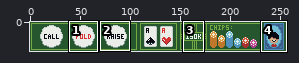
Two states of a pixel-art file, aseprite_files/Player UI Mock Up.aseprite. Above, an overview of the earlier version with the close-up marked.
Close-up. Old version:
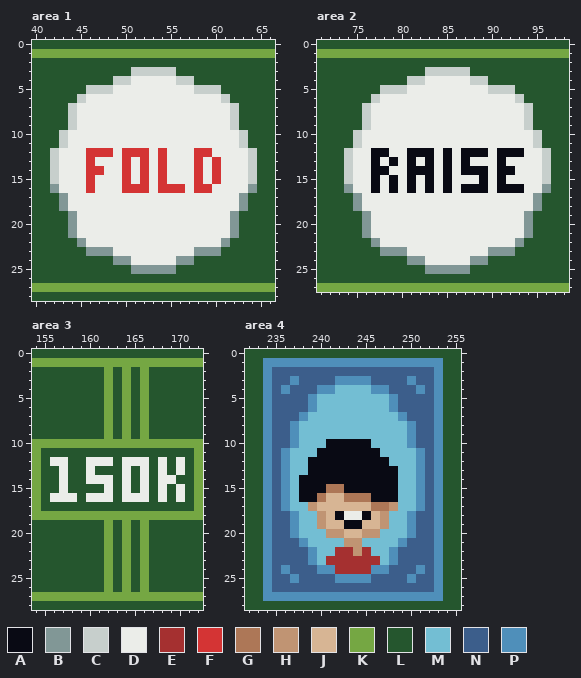
257x29 pixels, 1 frame. Shown: area 1: x 40..66, y 0..28; area 2: x 71..98, y 0..27; area 3: x 154..172, y 0..28; area 4: x 232..255, y 0..28. The commit also changed other parts of the picture, which this record leaves out.
Visible layers, top first: "Chips", "Profile Picture", "Active Buttons", "Unactive Buttons", "Cards", "Base".
Palette (. is transparent): A #090a14  B #819796  C #c7cfcc  D #ebede9  E #a53030  F #d43434  G #ad7757  H #c09473  J #d7b594  K #75a743  L #25562e  M #73bed3  N #3c5e8b  P #4f8fba
Pixels before, area 1, first column x 40:
 0 LLLLLLLLLLLLLLLLLLLLLLLLLLL
 1 KKKKKKKKKKKKKKKKKKKKKKKKKKK
 2 LLLLLLLLLLLLLLLLLLLLLLLLLLL
 3 LLLLLLLLLLLCCCCCLLLLLLLLLLL
 4 LLLLLLLLLCCDDDDDCCLLLLLLLLL
 5 LLLLLLCCCDDDDDDDDDCCCLLLLLL
 6 LLLLLCDDDDDDDDDDDDDDDCLLLLL
 7 LLLLCDDDDDDDDDDDDDDDDDCLLLL
 8 LLLLCDDDDDDDDDDDDDDDDDCLLLL
 9 LLLLCDDDDDDDDDDDDDDDDDCLLLL
10 LLLCDDDDDDDDDDDDDDDDDDDCLLL
11 LLLCDDDDDDDDDDDDDDDDDDDCLLL
12 LLCDDDFFFDFFFDFDDDFFDDDDCLL
13 LLCDDDFDDDFDFDFDDDFDFDDDCLL
14 LLCDDDFFDDFDFDFDDDFDFDDDCLL
15 LLCDDDFDDDFDFDFDDDFDFDDDCLL
16 LLBDDDFDDDFFFDFFFDFFDDDDBLL
17 LLLBDDDDDDDDDDDDDDDDDDDBLLL
18 LLLBDDDDDDDDDDDDDDDDDDDBLLL
19 LLLLBDDDDDDDDDDDDDDDDDBLLLL
20 LLLLBDDDDDDDDDDDDDDDDDBLLLL
21 LLLLBDDDDDDDDDDDDDDDDDBLLLL
22 LLLLLBDDDDDDDDDDDDDDDBLLLLL
23 LLLLLLBBBDDDDDDDDDBBBLLLLLL
24 LLLLLLLLLBBDDDDDBBLLLLLLLLL
25 LLLLLLLLLLLBBBBBLLLLLLLLLLL
26 LLLLLLLLLLLLLLLLLLLLLLLLLLL
27 KKKKKKKKKKKKKKKKKKKKKKKKKKK
28 LLLLLLLLLLLLLLLLLLLLLLLLLLL
Pixels before, area 2, first column x 71:
 0 LLLLLLLLLLLLLLLLLLLLLLLLLLLL
 1 KKKKKKKKKKKKKKKKKKKKKKKKKKKK
 2 LLLLLLLLLLLLLLLLLLLLLLLLLLLL
 3 LLLLLLLLLLLLCCCCCLLLLLLLLLLL
 4 LLLLLLLLLLCCDDDDDCCLLLLLLLLL
 5 LLLLLLLCCCDDDDDDDDDCCCLLLLLL
 6 LLLLLLCDDDDDDDDDDDDDDDCLLLLL
 7 LLLLLCDDDDDDDDDDDDDDDDDCLLLL
 8 LLLLLCDDDDDDDDDDDDDDDDDCLLLL
 9 LLLLLCDDDDDDDDDDDDDDDDDCLLLL
10 LLLLCDDDDDDDDDDDDDDDDDDDCLLL
11 LLLLCDDDDDDDDDDDDDDDDDDDCLLL
12 LLLCDDAADDAAADADAAADAAADDCLL
13 LLLCDDADADADADADADDDADDDDCLL
14 LLLCDDAADDAAADADAAADAADDDCLL
15 LLLCDDADADADADADDDADADDDDCLL
16 LLLBDDADADADADADAAADAAADDBLL
17 LLLLBDDDDDDDDDDDDDDDDDDDBLLL
18 LLLLBDDDDDDDDDDDDDDDDDDDBLLL
19 LLLLLBDDDDDDDDDDDDDDDDDBLLLL
20 LLLLLBDDDDDDDDDDDDDDDDDBLLLL
21 LLLLLBDDDDDDDDDDDDDDDDDBLLLL
22 LLLLLLBDDDDDDDDDDDDDDDBLLLLL
23 LLLLLLLBBBDDDDDDDDDBBBLLLLLL
24 LLLLLLLLLLBBDDDDDBBLLLLLLLLL
25 LLLLLLLLLLLLBBBBBLLLLLLLLLLL
26 LLLLLLLLLLLLLLLLLLLLLLLLLLLL
27 KKKKKKKKKKKKKKKKKKKKKKKKKKKK
Pixels before, area 3, first column x 154:
 0 LLLLLLLLLLLLLLLLLLL
 1 KKKKKKKKKKKKKKKKKKK
 2 LLLLLLLLKLKLKLLLLLL
 3 LLLLLLLLKLKLKLLLLLL
 4 LLLLLLLLKLKLKLLLLLL
 5 LLLLLLLLKLKLKLLLLLL
 6 LLLLLLLLKLKLKLLLLLL
 7 LLLLLLLLKLKLKLLLLLL
 8 LLLLLLLLKLKLKLLLLLL
 9 LLLLLLLLKLKLKLLLLLL
10 KKKKKKKKKKKKKKKKKKK
11 KLLLLLLLLLLLLLLLLLK
12 KLDDLLDDDLDDDLDLDLK
13 KLLDLLDLLLDLDLDLDLK
14 KLLDLLDDDLDLDLDDLLK
15 KLLDLLLLDLDLDLDLDLK
16 KLDDDLDDDLDDDLDLDLK
17 KLLLLLLLLLLLLLLLLLK
18 KKKKKKKKKKKKKKKKKKK
19 LLLLLLLLKLKLKLLLLLL
20 LLLLLLLLKLKLKLLLLLL
21 LLLLLLLLKLKLKLLLLLL
22 LLLLLLLLKLKLKLLLLLL
23 LLLLLLLLKLKLKLLLLLL
24 LLLLLLLLKLKLKLLLLLL
25 LLLLLLLLKLKLKLLLLLL
26 LLLLLLLLKLKLKLLLLLL
27 KKKKKKKKKKKKKKKKKKK
28 LLLLLLLLLLLLLLLLLLL
Pixels before, area 4, first column x 232:
 0 LLLLLLLLLLLLLLLLLLLLLLLL
 1 LLPPPPPPPPPPPPPPPPPPPPLL
 2 LLPNNNNNNNNNNNNNNNNNNPLL
 3 LLPNNPNNNNPPPPNNNNPNNPLL
 4 LLPNPNNNPPMMMMPPNNNPNPLL
 5 LLPNNNNPMMMMMMMMPNNNNPLL
 6 LLPNNNNPMMMMMMMMPNNNNPLL
 7 LLPNNNPMMMMMMMMMMPNNNPLL
 8 LLPNNPMMMMMMMMMMMMPNNPLL
 9 LLPNNPMMMMMMMMMMMMPNNPLL
10 LLPNNPMMMAAAAAMMMMPNNPLL
11 LLPNPMMMAAAAAAAMMMMPNPLL
12 LLPNPMMAAAAAAAAAMMMPNPLL
13 LLPNPMMAAAAAAAAAAMMPNPLL
14 LLPNPMAAAAAAAAAAAMMPNPLL
15 LLPNPMAAAGGAAAAAAMMPNPLL
16 LLPNPMAAGJJGGGAAAMMPNPLL
17 LLPNPMMHJJJJJJGGHMMPNPLL
18 LLPNNPMMHJADDAJHMMPNNPLL
19 LLPNNPMMHJJAAJJHMMPNNPLL
20 LLPNNPMMMHHJJHHMMMPNNPLL
21 LLPNNNPMMMMHHMMMMPNNNPLL
22 LLPNNNNPMMEEHEMMPNNNNPLL
23 LLPNNNNPMEEEEEEMPNNNNPLL
24 LLPNPNNNPPEEEEPPNNNPNPLL
25 LLPNNPNNNNPPPPNNNNPNNPLL
26 LLPNNNNNNNNNNNNNNNNNNPLL
27 LLPPPPPPPPPPPPPPPPPPPPLL
28 LLLLLLLLLLLLLLLLLLLLLLLL
Once edited:
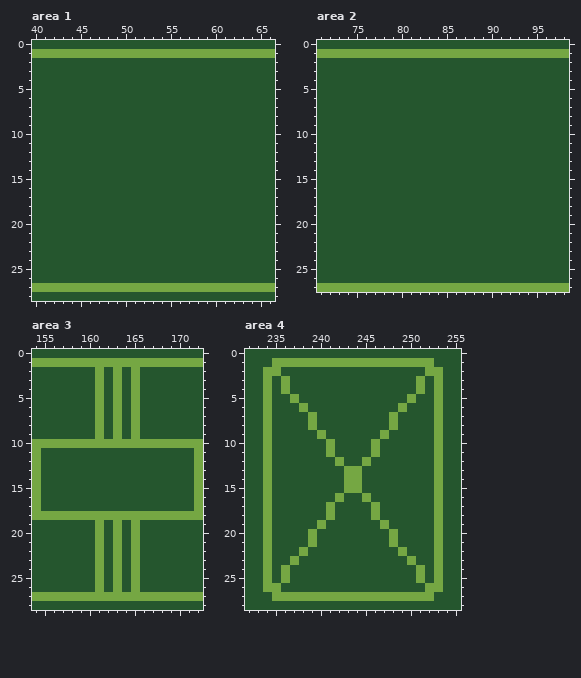
Change:
layer "Unactive Buttons" now hidden
layer "Active Buttons" now hidden
layer "Profile Picture" now hidden
layer "Chips" now hidden
Area 1:
y 3: x 51..55 CCCCC -> LLLLL
y 4: x 49..57 CCDDDDDCC -> LLLLLLLLL
y 5: x 46..60 CCCDDDDDDDDDCCC -> LLLLLLLLLLLLLLL
y 6: x 45..61 CDDDDDDDDDDDDDDDC -> LLLLLLLLLLLLLLLLL
y 7..9: x 44..62 CDDDDDDDDDDDDDDDDDC -> LLLLLLLLLLLLLLLLLLL
y 10..11: x 43..63 CDDDDDDDDDDDDDDDDDDDC -> LLLLLLLLLLLLLLLLLLLLL
y 12: x 42..64 CDDDFFFDFFFDFDDDFFDDDDC -> LLLLLLLLLLLLLLLLLLLLLLL
y 13: x 42..64 CDDDFDDDFDFDFDDDFDFDDDC -> LLLLLLLLLLLLLLLLLLLLLLL
y 14: x 42..64 CDDDFFDDFDFDFDDDFDFDDDC -> LLLLLLLLLLLLLLLLLLLLLLL
y 15: x 42..64 CDDDFDDDFDFDFDDDFDFDDDC -> LLLLLLLLLLLLLLLLLLLLLLL
y 16: x 42..64 BDDDFDDDFFFDFFFDFFDDDDB -> LLLLLLLLLLLLLLLLLLLLLLL
y 17..18: x 43..63 BDDDDDDDDDDDDDDDDDDDB -> LLLLLLLLLLLLLLLLLLLLL
y 19..21: x 44..62 BDDDDDDDDDDDDDDDDDB -> LLLLLLLLLLLLLLLLLLL
y 22: x 45..61 BDDDDDDDDDDDDDDDB -> LLLLLLLLLLLLLLLLL
y 23: x 46..60 BBBDDDDDDDDDBBB -> LLLLLLLLLLLLLLL
y 24: x 49..57 BBDDDDDBB -> LLLLLLLLL
y 25: x 51..55 BBBBB -> LLLLL
Area 2:
y 3: x 83..87 CCCCC -> LLLLL
y 4: x 81..89 CCDDDDDCC -> LLLLLLLLL
y 5: x 78..92 CCCDDDDDDDDDCCC -> LLLLLLLLLLLLLLL
y 6: x 77..93 CDDDDDDDDDDDDDDDC -> LLLLLLLLLLLLLLLLL
y 7..9: x 76..94 CDDDDDDDDDDDDDDDDDC -> LLLLLLLLLLLLLLLLLLL
y 10..11: x 75..95 CDDDDDDDDDDDDDDDDDDDC -> LLLLLLLLLLLLLLLLLLLLL
y 12: x 74..96 CDDAADDAAADADAAADAAADDC -> LLLLLLLLLLLLLLLLLLLLLLL
y 13: x 74..96 CDDADADADADADADDDADDDDC -> LLLLLLLLLLLLLLLLLLLLLLL
y 14: x 74..96 CDDAADDAAADADAAADAADDDC -> LLLLLLLLLLLLLLLLLLLLLLL
y 15: x 74..96 CDDADADADADADDDADADDDDC -> LLLLLLLLLLLLLLLLLLLLLLL
y 16: x 74..96 BDDADADADADADAAADAAADDB -> LLLLLLLLLLLLLLLLLLLLLLL
y 17..18: x 75..95 BDDDDDDDDDDDDDDDDDDDB -> LLLLLLLLLLLLLLLLLLLLL
y 19..21: x 76..94 BDDDDDDDDDDDDDDDDDB -> LLLLLLLLLLLLLLLLLLL
y 22: x 77..93 BDDDDDDDDDDDDDDDB -> LLLLLLLLLLLLLLLLL
y 23: x 78..92 BBBDDDDDDDDDBBB -> LLLLLLLLLLLLLLL
y 24: x 81..89 BBDDDDDBB -> LLLLLLLLL
y 25: x 83..87 BBBBB -> LLLLL
Area 3:
y 2..9: x 161..166 LKLKLK -> KLKLKL
y 12: x 156..157 DD -> LL; x 160..162 DDD -> LLL; x 164..166 DDD -> LLL; x 168 D -> L; x 170 D -> L
y 13: x 157 D -> L; x 160 D -> L; x 164 D -> L; x 166 D -> L; x 168 D -> L; x 170 D -> L
y 14: x 157 D -> L; x 160..162 DDD -> LLL; x 164 D -> L; x 166 D -> L; x 168..169 DD -> LL
y 15: x 157 D -> L; x 162 D -> L; x 164 D -> L; x 166 D -> L; x 168 D -> L; x 170 D -> L
y 16: x 156..158 DDD -> LLL; x 160..162 DDD -> LLL; x 164..166 DDD -> LLL; x 168 D -> L; x 170 D -> L
y 19..26: x 161..166 LKLKLK -> KLKLKL
Area 4:
y 1: x 234..253 PPPPPPPPPPPPPPPPPPPP -> LKKKKKKKKKKKKKKKKKKL
y 2: x 234..253 PNNNNNNNNNNNNNNNNNNP -> KKLLLLLLLLLLLLLLLLKK
y 3: x 234..253 PNNPNNNNPPPPNNNNPNNP -> KLKLLLLLLLLLLLLLLKLK
y 4: x 234..253 PNPNNNPPMMMMPPNNNPNP -> KLKLLLLLLLLLLLLLLKLK
y 5: x 234..253 PNNNNPMMMMMMMMPNNNNP -> KLLKLLLLLLLLLLLLKLLK
y 6: x 234..253 PNNNNPMMMMMMMMPNNNNP -> KLLLKLLLLLLLLLLKLLLK
y 7: x 234..253 PNNNPMMMMMMMMMMPNNNP -> KLLLLKLLLLLLLLKLLLLK
y 8: x 234..253 PNNPMMMMMMMMMMMMPNNP -> KLLLLKLLLLLLLLKLLLLK
y 9: x 234..253 PNNPMMMMMMMMMMMMPNNP -> KLLLLLKLLLLLLKLLLLLK
y 10: x 234..253 PNNPMMMAAAAAMMMMPNNP -> KLLLLLLKLLLLKLLLLLLK
y 11: x 234..253 PNPMMMAAAAAAAMMMMPNP -> KLLLLLLKLLLLKLLLLLLK
y 12: x 234..253 PNPMMAAAAAAAAAMMMPNP -> KLLLLLLLKLLKLLLLLLLK
y 13: x 234..253 PNPMMAAAAAAAAAAMMPNP -> KLLLLLLLLKKLLLLLLLLK
y 14: x 234..253 PNPMAAAAAAAAAAAMMPNP -> KLLLLLLLLKKLLLLLLLLK
y 15: x 234..253 PNPMAAAGGAAAAAAMMPNP -> KLLLLLLLLKKLLLLLLLLK
y 16: x 234..253 PNPMAAGJJGGGAAAMMPNP -> KLLLLLLLKLLKLLLLLLLK
y 17: x 234..253 PNPMMHJJJJJJGGHMMPNP -> KLLLLLLKLLLLKLLLLLLK
y 18: x 234..253 PNNPMMHJADDAJHMMPNNP -> KLLLLLLKLLLLKLLLLLLK
y 19: x 234..253 PNNPMMHJJAAJJHMMPNNP -> KLLLLLKLLLLLLKLLLLLK
y 20: x 234..253 PNNPMMMHHJJHHMMMPNNP -> KLLLLKLLLLLLLLKLLLLK
y 21: x 234..253 PNNNPMMMMHHMMMMPNNNP -> KLLLLKLLLLLLLLKLLLLK
y 22: x 234..253 PNNNNPMMEEHEMMPNNNNP -> KLLLKLLLLLLLLLLKLLLK
y 23: x 234..253 PNNNNPMEEEEEEMPNNNNP -> KLLKLLLLLLLLLLLLKLLK
y 24: x 234..253 PNPNNNPPEEEEPPNNNPNP -> KLKLLLLLLLLLLLLLLKLK
y 25: x 234..253 PNNPNNNNPPPPNNNNPNNP -> KLKLLLLLLLLLLLLLLKLK
y 26: x 234..253 PNNNNNNNNNNNNNNNNNNP -> KKLLLLLLLLLLLLLLLLKK
y 27: x 234..253 PPPPPPPPPPPPPPPPPPPP -> LKKKKKKKKKKKKKKKKKKL
Boxes around the changes in both close-ups, in picture pixels (x1, y1, x2, y2):
changed: (50, 67, 257, 274)
changed: (344, 67, 551, 274)
changed: (50, 367, 185, 592)
changed: (263, 358, 443, 601)
